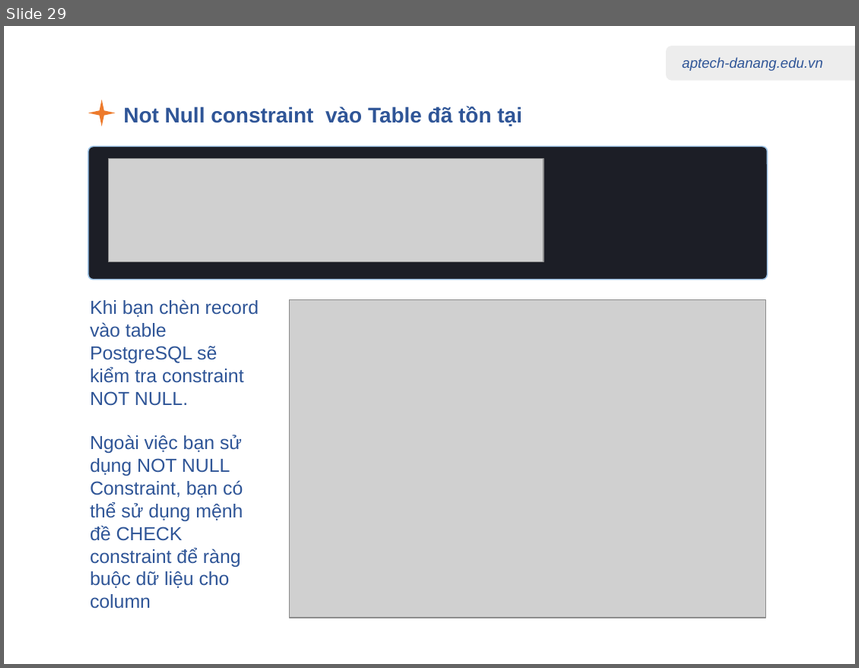
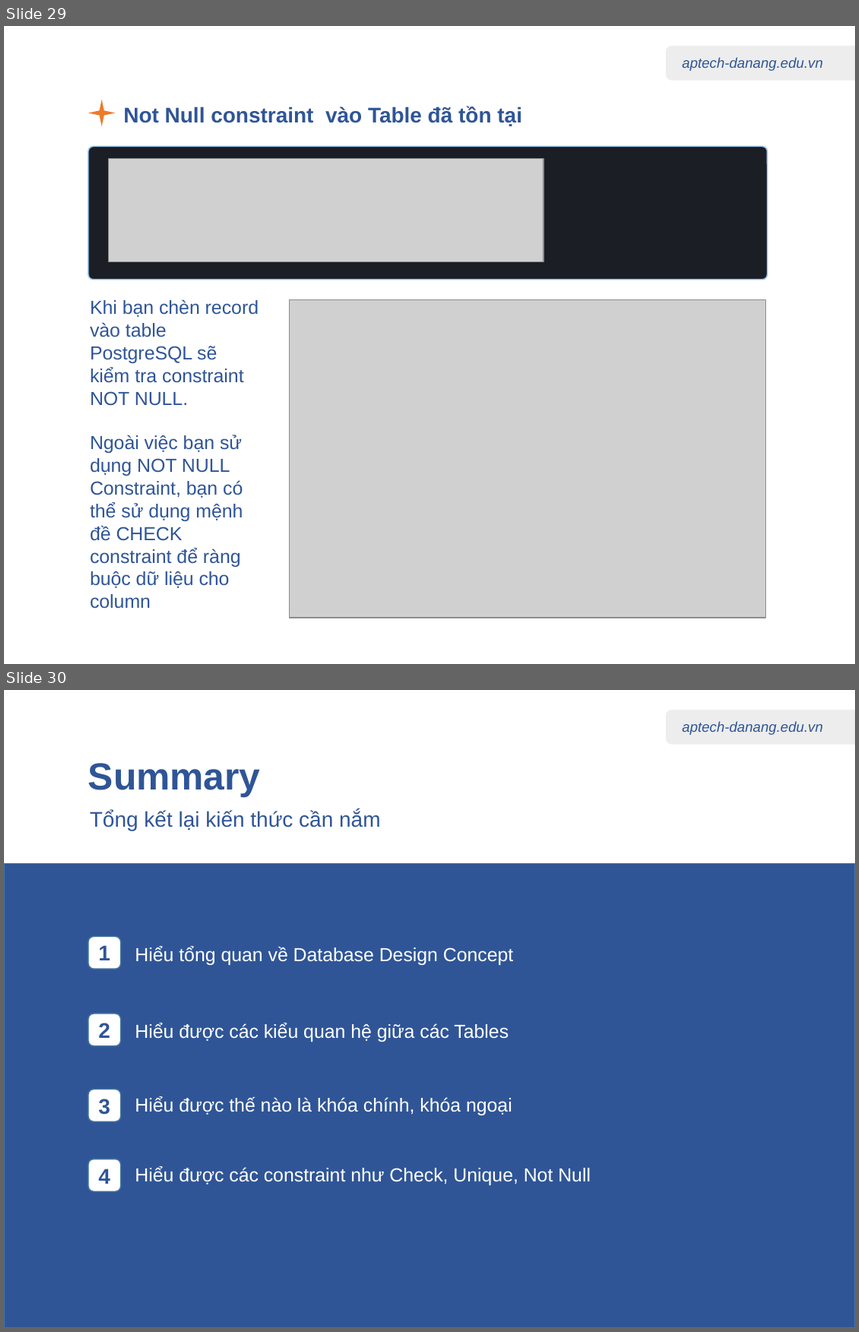
Before and after one commit to nhannn87dn/Learn-PostgreSQL, a slide deck: 01.Lessions/03-Database-Design-Concept/03-Database-Design-Concept.pptx. Shown one above the other, each under a label of ours: slide 29 before the commit, slides 29 and 30 after it. The pictures are 859x668 and 859x1332 pixels, drawn with LibreOffice and Linux fonts; fonts in the diff are those of the drawing; grey boxes stand for pictures. Boxes give left, top, right and bottom in pixels: in the first picture for what was removed or moved away, otherwise in the second. Text is boxed around its words. In the diff, an @@ line names an element or a change of style, - is before the commit and + after.

```diff
--- a/01.Lessions/03-Database-Design-Concept/03-Database-Design-Concept.pptx
+++ b/01.Lessions/03-Database-Design-Concept/03-Database-Design-Concept.pptx
@@ slide 30 added at [4, 690, 855, 1328], background #FFFFFF; not listed: 2 template elements that a slide beside it also shows @@
@@ title added at [88, 763, 261, 798], 32 pt, text #2F5597, bold @@
+Summary
@@ text added at [90, 810, 380, 831], 18 pt, text #2F5597 @@
+Tổng kết lại kiến thức cần nắm
@@ rectangle added at [4, 863, 855, 1328], fill #2F5597, outline #43739E 1 pt @@
@@ rounded rectangle added at [88, 937, 120, 969], fill #FFFFFF, outline #43739E 1 pt, 18 pt, text #2F5597, bold @@
+1
@@ text added at [135, 946, 513, 965], 16 pt, text #FFFFFF @@
+Hiểu tổng quan về Database Design Concept
@@ rounded rectangle added at [88, 1014, 120, 1046], fill #FFFFFF, outline #43739E 1 pt, 18 pt, text #2F5597, bold @@
+2
@@ text added at [135, 1023, 509, 1042], 16 pt, text #FFFFFF @@
+Hiểu được các kiểu quan hệ giữa các Tables
@@ rounded rectangle added at [88, 1089, 120, 1122], fill #FFFFFF, outline #43739E 1 pt, 18 pt, text #2F5597, bold @@
+3
@@ text added at [135, 1097, 512, 1116], 16 pt, text #FFFFFF @@
+Hiểu được thế nào là khóa chính, khóa ngoại
@@ rounded rectangle added at [88, 1159, 120, 1192], fill #FFFFFF, outline #43739E 1 pt, 18 pt, text #2F5597, bold @@
+4
@@ text added at [135, 1167, 591, 1186], 16 pt, text #FFFFFF @@
+Hiểu được các constraint như Check, Unique, Not Null
```
Also in this commit, not shown: 5 other files.
